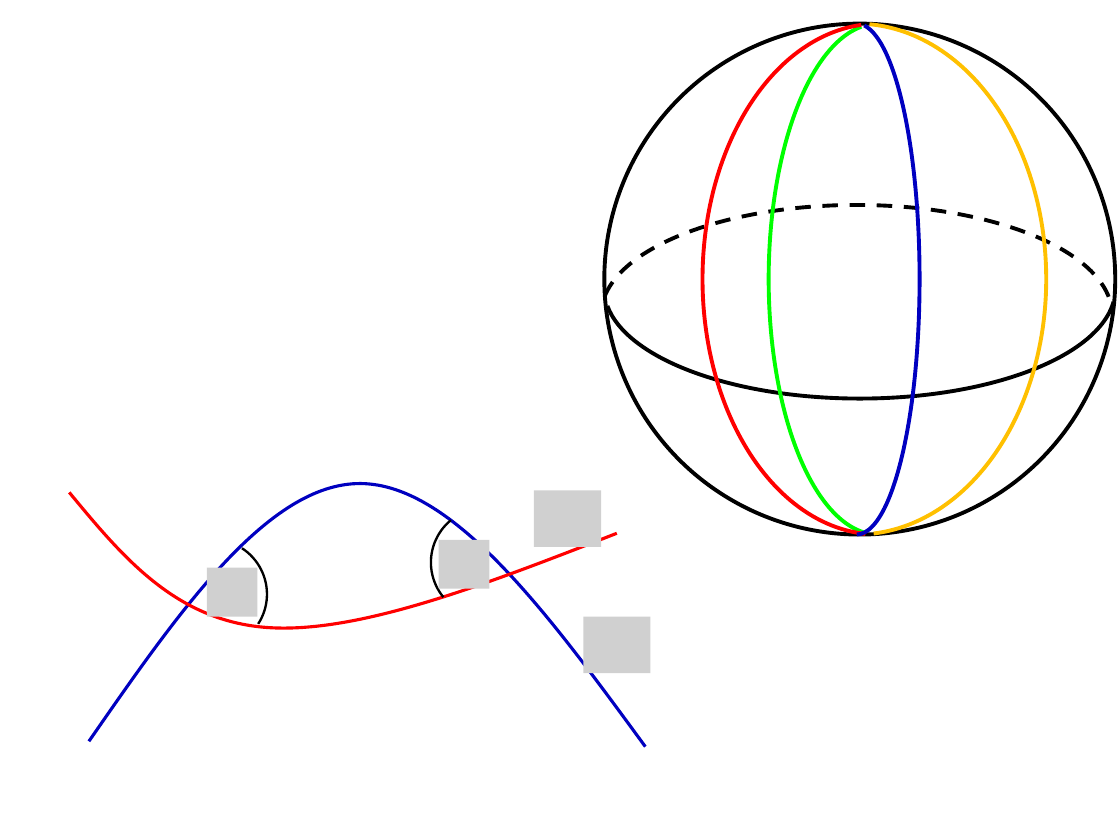
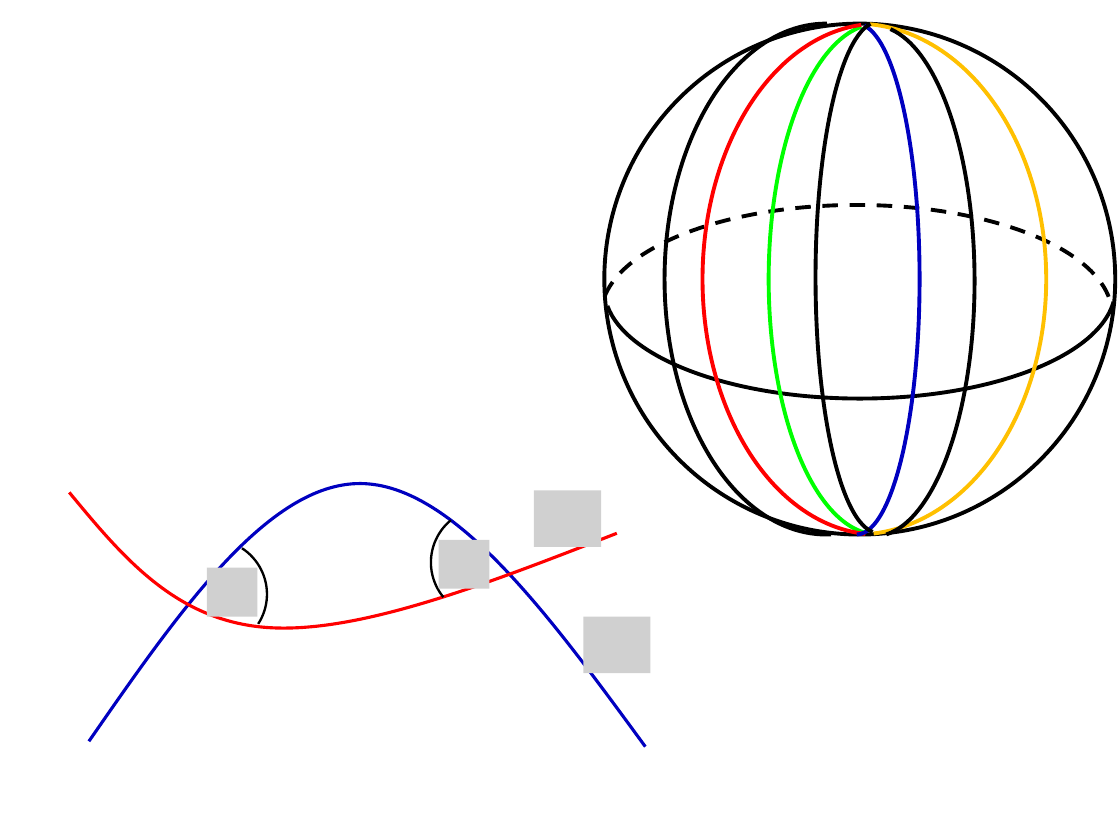
Before and after one commit to lutteropp/GeoTopo, a slide deck: slide 156 of images/Bilder.pptx. Drawn at 1120x840 pixels with LibreOffice and Linux fonts; fonts in the diff are those of the drawing; grey boxes stand for pictures. Boxes give left, top, right and bottom in pixels: in the first picture for what was removed or moved away, otherwise in the second. Text is boxed around its words. In the diff, an @@ line names an element or a change of style, - is before the commit and + after.

```diff
--- a/images/Bilder.pptx
+++ b/images/Bilder.pptx
@@ arc (boxed as its full ellipse) added at (x1=665, y1=24, x2=988, y2=535), outline #000000 2.5 pt @@
@@ arc (boxed as its full ellipse) added at (x1=773, y1=26, x2=974, y2=536), outline #000000 2.5 pt @@
@@ arc (boxed as its full ellipse) added at (x1=815, y1=22, x2=941, y2=533), outline #000000 2.5 pt @@
```
Also in this commit, not shown: 2 other slides changed, 5 slides added, 1 slide removed, 11 other files.
